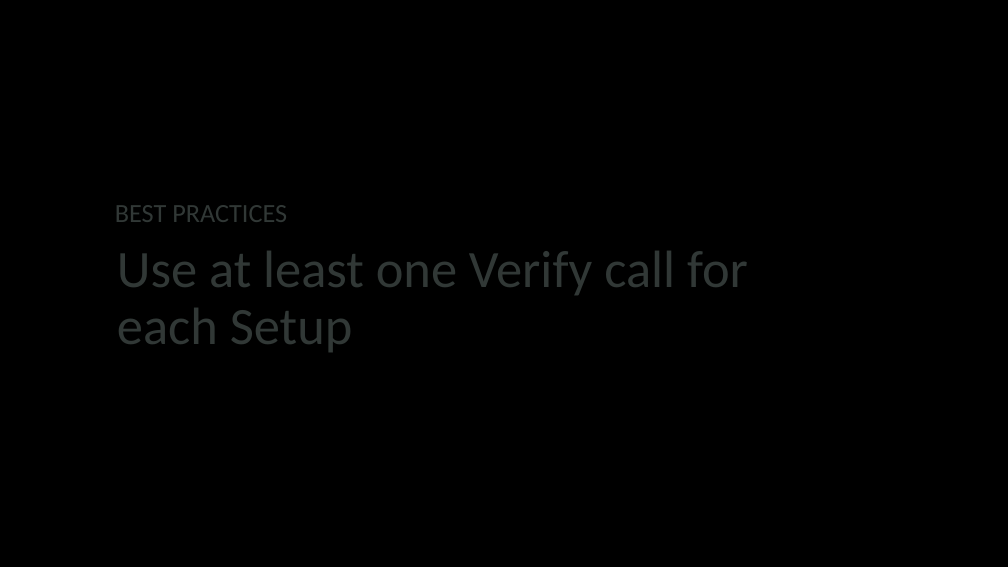
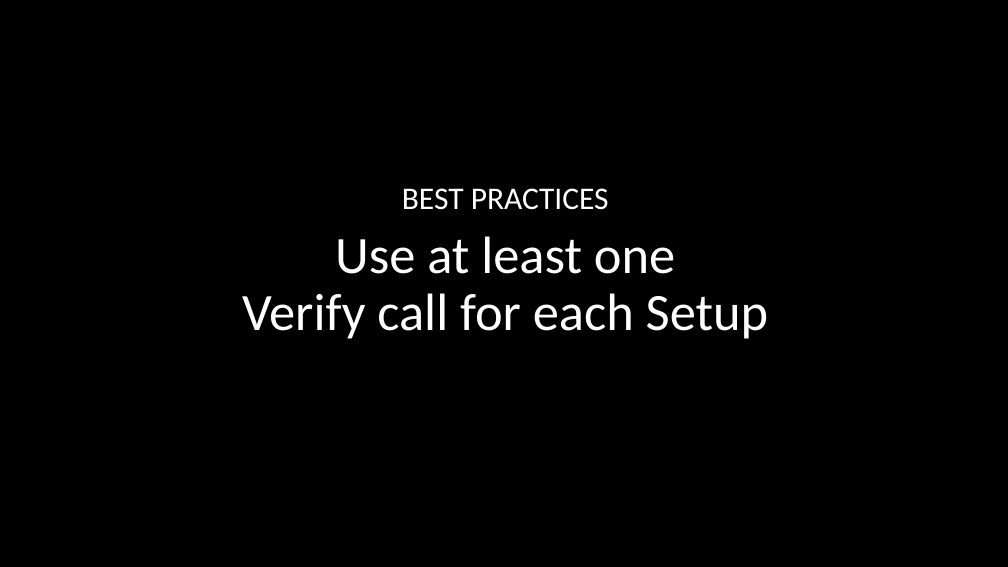
Before and after one commit to sdreier2/codecamp-unittests, a slide deck: slide 16 of tampa-presentation.pptx. Drawn at 1008x567 pixels with LibreOffice and Linux fonts; fonts in the diff are those of the drawing; background and template pictures are left out. Boxes give left, top, right and bottom in pixels: in the first picture for what was removed or moved away, otherwise in the second. Text is boxed around its words. In the diff, an @@ line names an element or a change of style, - is before the commit and + after.

```diff
--- a/tampa-presentation.pptx
+++ b/tampa-presentation.pptx
@@ text "BEST PRACTICES": place and size @@
-text "BEST PRACTICES" at <box>115,205,287,222</box>
+text "BEST PRACTICES" at <box>402,188,609,210</box>
@@ text "BEST PRACTICES" at <box>402,188,609,210</box>: size 50 to 60 pt, text colour #313836 to #FFFFFF; alignment left to centre @@
@@ text at <box>242,236,769,339</box>: text changed; text colour #313836 to #FFFFFF @@
-Use at least one Verify call for each Setup
+Use at least one
+Verify call for each Setup
```
Also in this commit, not shown: 16 other slides changed, 5 slides added, 4 slides removed, 14 other files.
